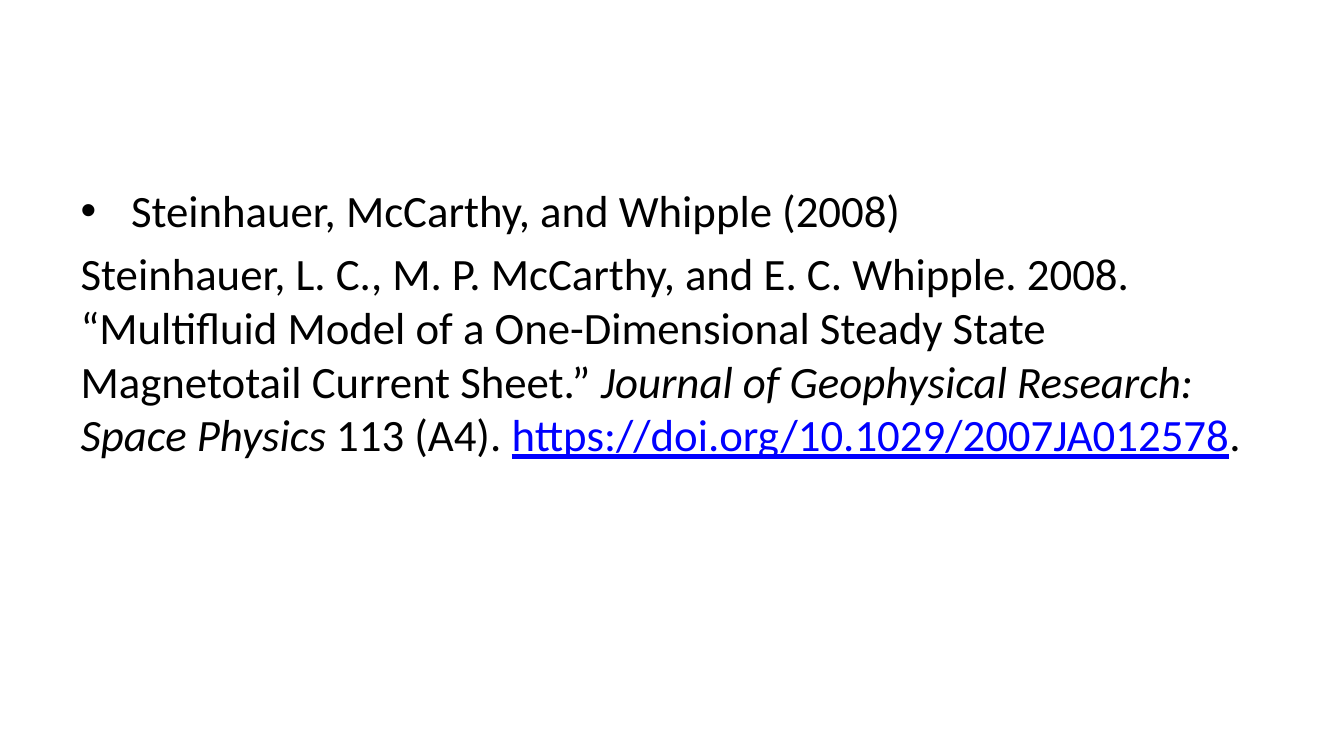
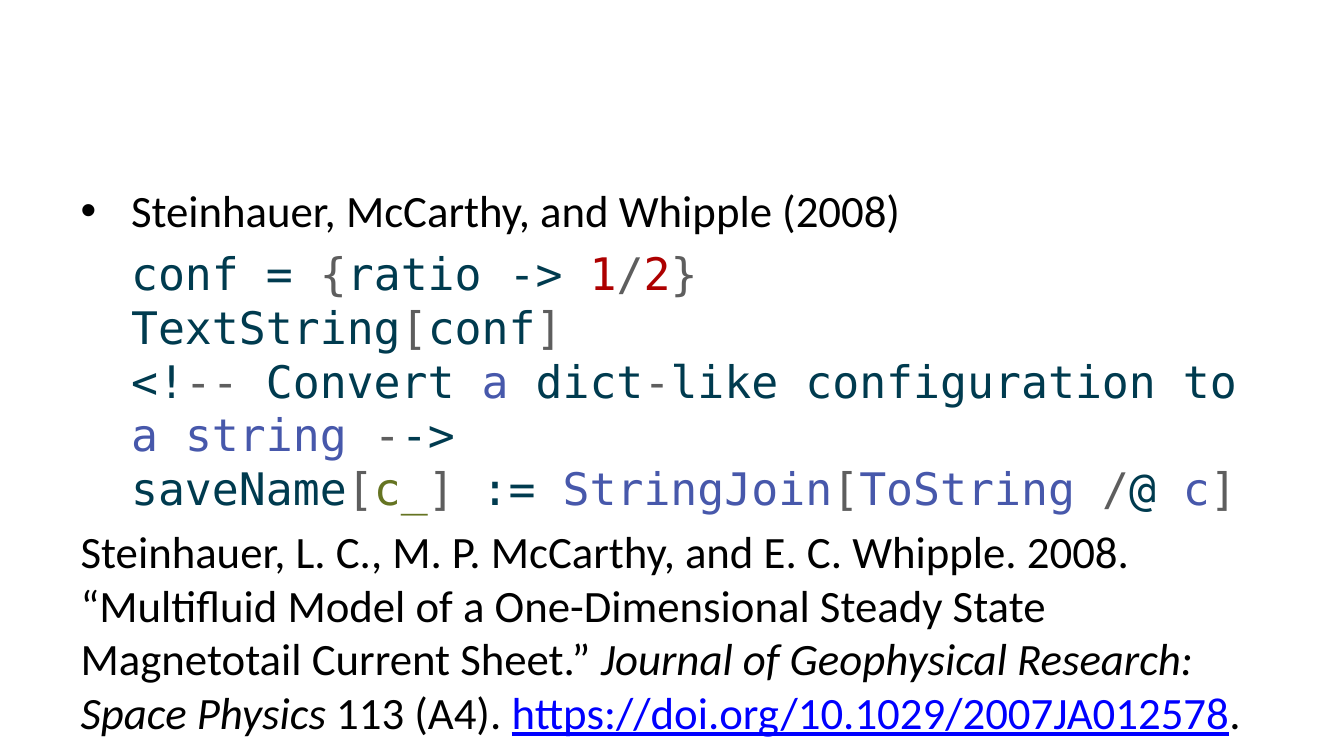
Before and after one commit to Beforerr/cs_theory, a slide deck: slide 18 of presentations/index.pptx. Drawn at 1344x756 pixels with LibreOffice and Linux fonts; fonts in the diff are those of the drawing. Boxes give left, top, right and bottom in pixels: in the first picture for what was removed or moved away, otherwise in the second. Text is boxed around its words. In the diff, an @@ line names an element or a change of style, - is before the commit and + after.

```diff
--- a/presentations/index.pptx
+++ b/presentations/index.pptx
@@ text at [131,256,1237,515]: paragraph added @@
+conf = {ratio -> 1/2}
+TextString[conf]
+<!-- Convert a dict-like configuration to a string -->
+saveName[c_] := StringJoin[ToString /@ c]
```
Also in this commit, not shown: 1 slide added, 1 slide removed, 5 other files.
